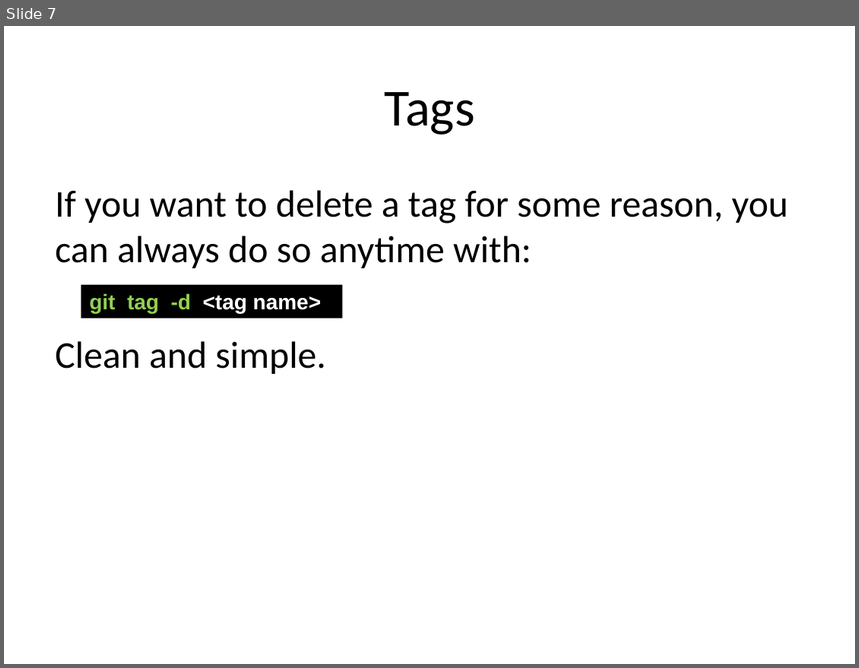
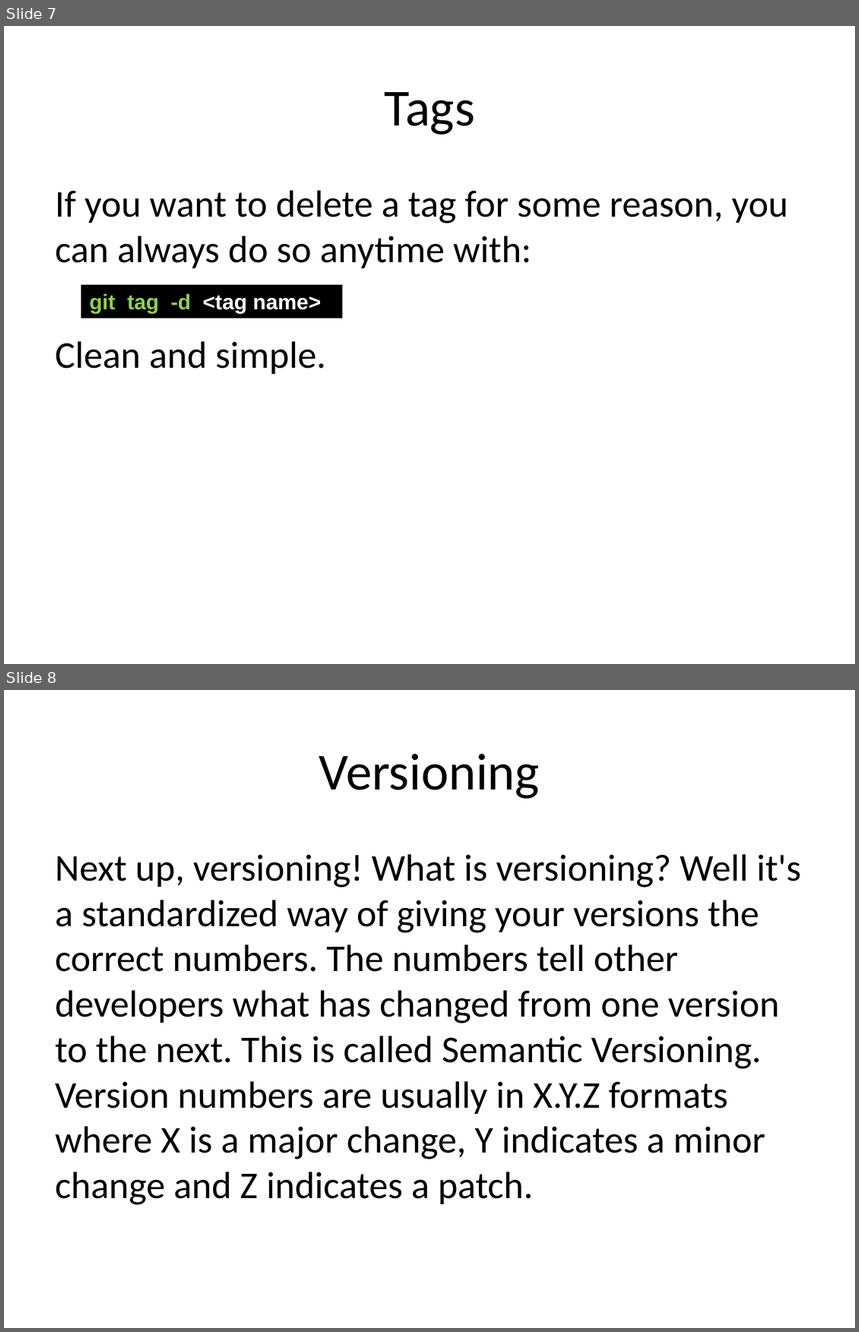
Before and after one commit to JaceTan/programming-notes, a slide deck: Tags and Versioning.pptx. Shown one above the other, each under a label of ours: slide 7 before the commit, slides 7 and 8 after it. The pictures are 859x668 and 859x1332 pixels, drawn with LibreOffice and Linux fonts; fonts in the diff are those of the drawing. Boxes give left, top, right and bottom in pixels: in the first picture for what was removed or moved away, otherwise in the second. Text is boxed around its words. In the diff, an @@ line names an element or a change of style, - is before the commit and + after.

Commit message:
completed Versioning portion

```diff
--- a/Tags and Versioning.pptx
+++ b/Tags and Versioning.pptx
@@ slide 8 added at (4,690,855,1328), background #FFFFFF @@
@@ title added at (319,754,540,799), 44 pt, text #000000 @@
+Versioning
@@ text added at (55,854,801,1205), 32 pt, text #000000 @@
+Next up, versioning! What is versioning? Well it's a standardized way of giving your versions the correct numbers. The numbers tell other developers what has changed from one version to the next. This is called Semantic Versioning. Version numbers are usually in X.Y.Z formats where X is a major change, Y indicates a minor change and Z indicates a patch.
```
Also in this commit, not shown: 3 other slides added, 1 other file.
